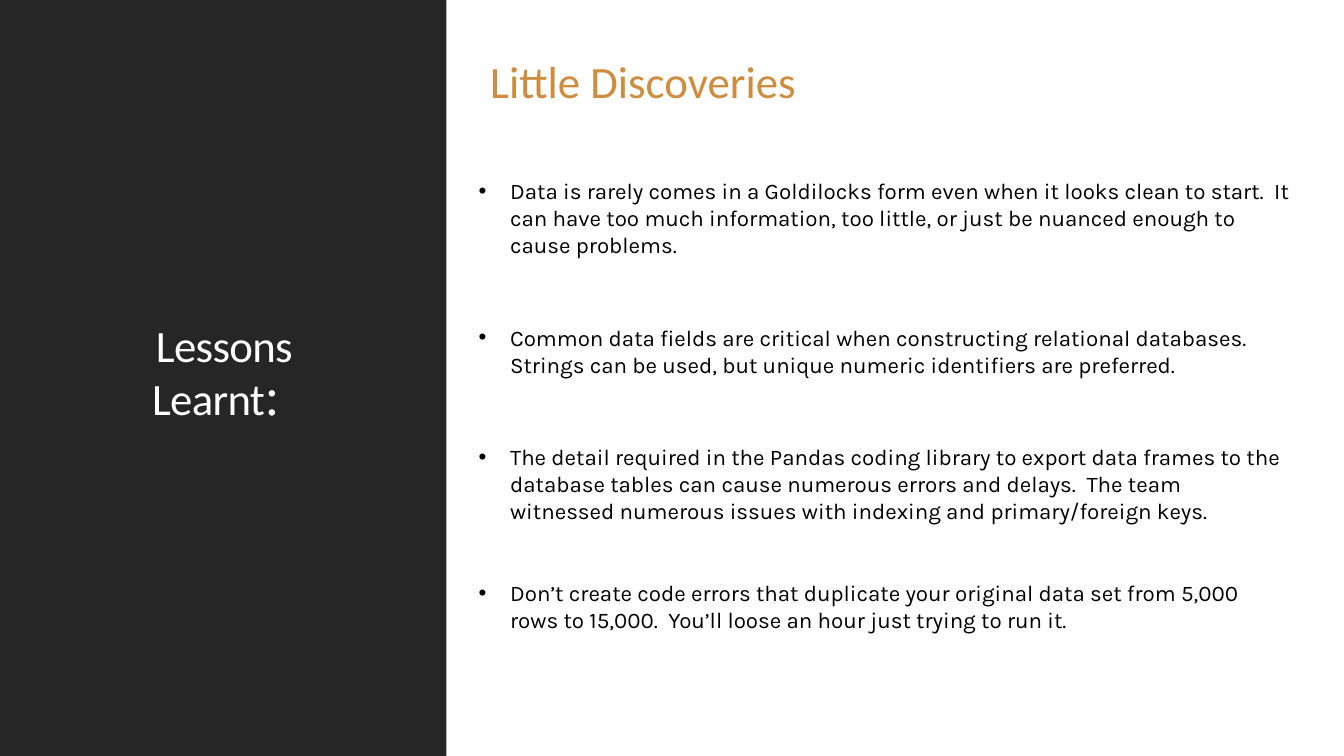
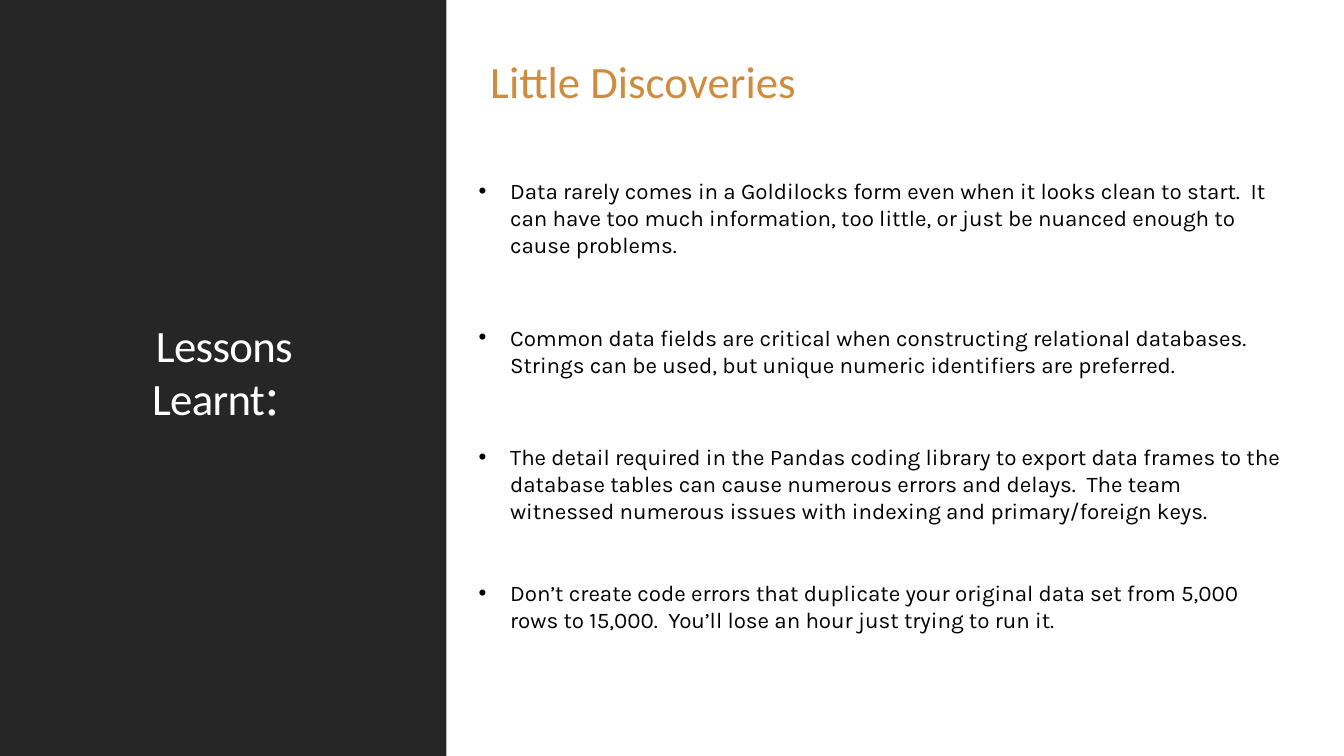
Before and after one commit to AgapeofIcarus/Oscars-Ratings-and-Films-Oh-Py, a slide deck: slide 11 of Presentation - Final.pptx. Drawn at 1344x756 pixels with LibreOffice and Linux fonts; fonts in the diff are those of the drawing. Boxes give left, top, right and bottom in pixels: in the first picture for what was removed or moved away, otherwise in the second. Text is boxed around its words. In the diff, an @@ line names an element or a change of style, - is before the commit and + after.

Commit message:
Corrected small typos

```diff
--- a/Presentation - Final.pptx
+++ b/Presentation - Final.pptx
@@ text at [510,183,1266,259]: text changed @@
-• Data is rarely comes in a Goldilocks form even when it looks clean to start. It can have too much information, too little, or just be nuanced enough to cause problems.
+• Data rarely comes in a Goldilocks form even when it looks clean to start. It can have too much information, too little, or just be nuanced enough to cause problems.
@@ text at [510,585,1238,634]: text changed @@
-• Don’t create code errors that duplicate your original data set from 5,000 rows to 15,000. You’ll loose an hour just trying to run it.
+• Don’t create code errors that duplicate your original data set from 5,000 rows to 15,000. You’ll lose an hour just trying to run it.
```
Also in this commit, not shown: 1 other slide changed.
